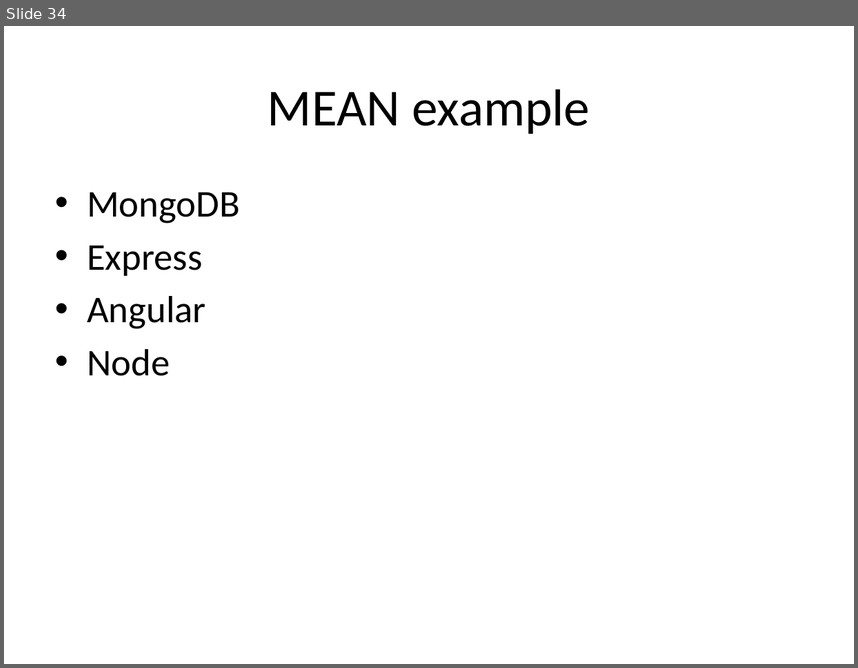
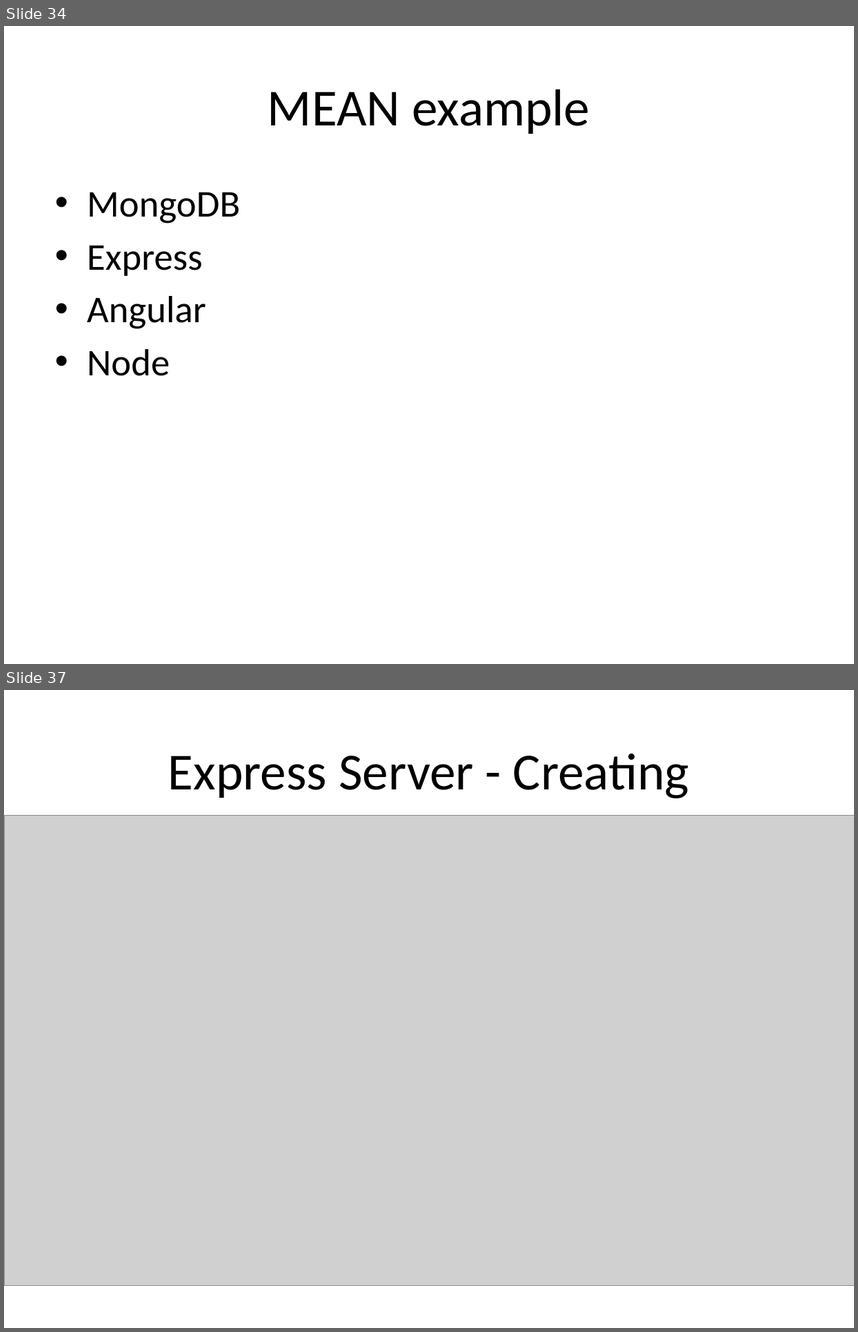
Before and after one commit to dvanvali/mongoDbPresentation, a slide deck: MongoDB.pptx. Shown one above the other, each under a label of ours: slide 34 before the commit, slides 34 and 37 after it; the slides between them are not shown. The pictures are 858x668 and 858x1332 pixels, drawn with LibreOffice and Linux fonts; fonts in the diff are those of the drawing; grey boxes stand for pictures; background and template pictures are left out. Boxes give left, top, right and bottom in pixels: in the first picture for what was removed or moved away, otherwise in the second. Text is boxed around its words. In the diff, an @@ line names an element or a change of style, - is before the commit and + after.

```diff
--- a/MongoDB.pptx
+++ b/MongoDB.pptx
@@ slide 37 added at bbox=[4, 690, 854, 1328], background picture (left out) @@
@@ title added at bbox=[168, 753, 689, 798], 44 pt, text #000000 @@
+Express Server - Creating
@@ picture added at bbox=[4, 816, 854, 1285] @@
```
Also in this commit, not shown: 5 other slides added, 4 slides removed, 1 other file.
